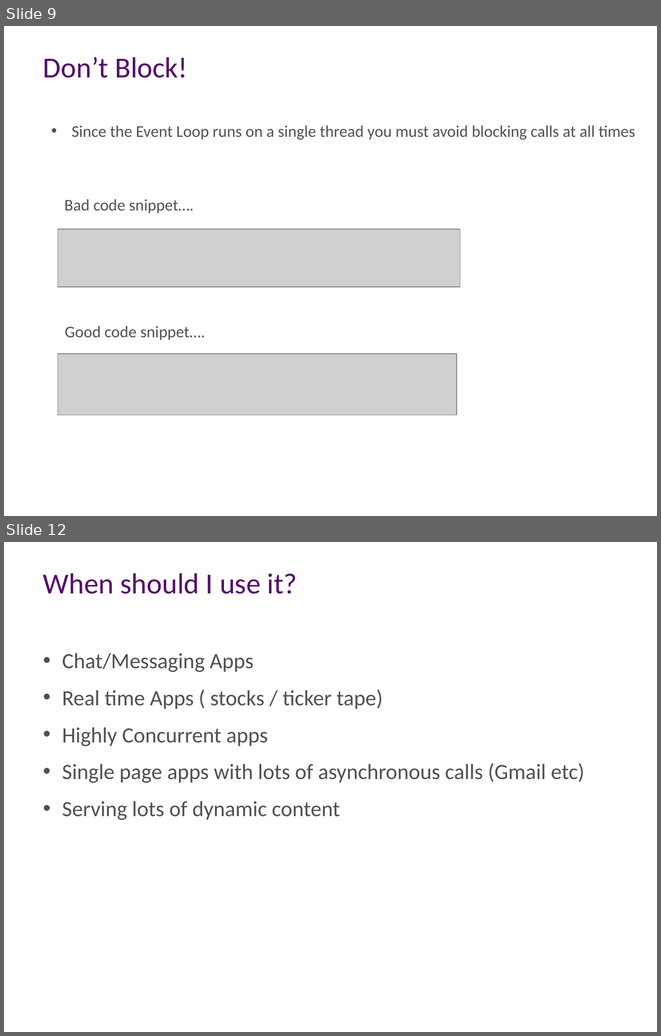
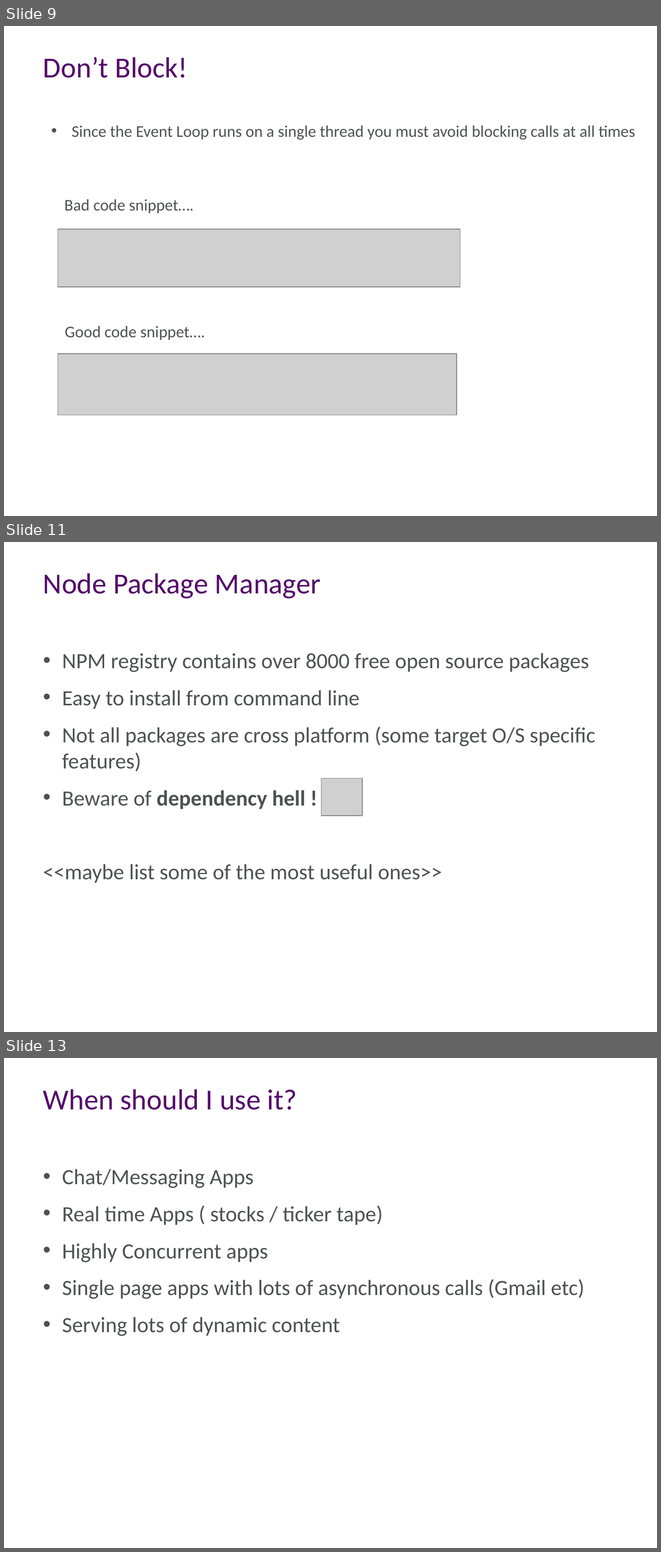
Before and after one commit to aidancasey/AzureNodeChatClient, a slide deck: presentation/Building Node.js Applications on Windows Azure.pptx. Shown one above the other, each under a label of ours: slides 9 and 12 before the commit, slides 9, 11 and 13 after it; the slides between them are not shown. The pictures are 661x1036 and 661x1552 pixels, drawn with LibreOffice and Linux fonts; fonts in the diff are those of the drawing; grey boxes stand for pictures; background and template pictures are left out. Boxes give left, top, right and bottom in pixels: in the first picture for what was removed or moved away, otherwise in the second. Text is boxed around its words. In the diff, an @@ line names an element or a change of style, - is before the commit and + after.

```diff
--- a/presentation/Building Node.js Applications on Windows Azure.pptx
+++ b/presentation/Building Node.js Applications on Windows Azure.pptx
@@ slide 11 added at [4, 542, 657, 1032], background #FFFFFF @@
@@ title added at [43, 573, 321, 599], 32 pt, text #540B6A @@
+Node Package Manager
@@ text added at [43, 653, 595, 883], 24 pt, text #4F5150 @@
+• NPM registry contains over 8000 free open source packages
+• Easy to install from command line
+• Not all packages are cross platform (some target O/S specific features)
+• Beware of dependency hell !
+<<maybe list some of the most useful ones>>
@@ picture added at [321, 778, 362, 815] @@
@@ what was slide 12 is now slide 13 @@
```
Also in this commit, not shown: 4 slides changed, 2 other slides added, 1 slide removed.
